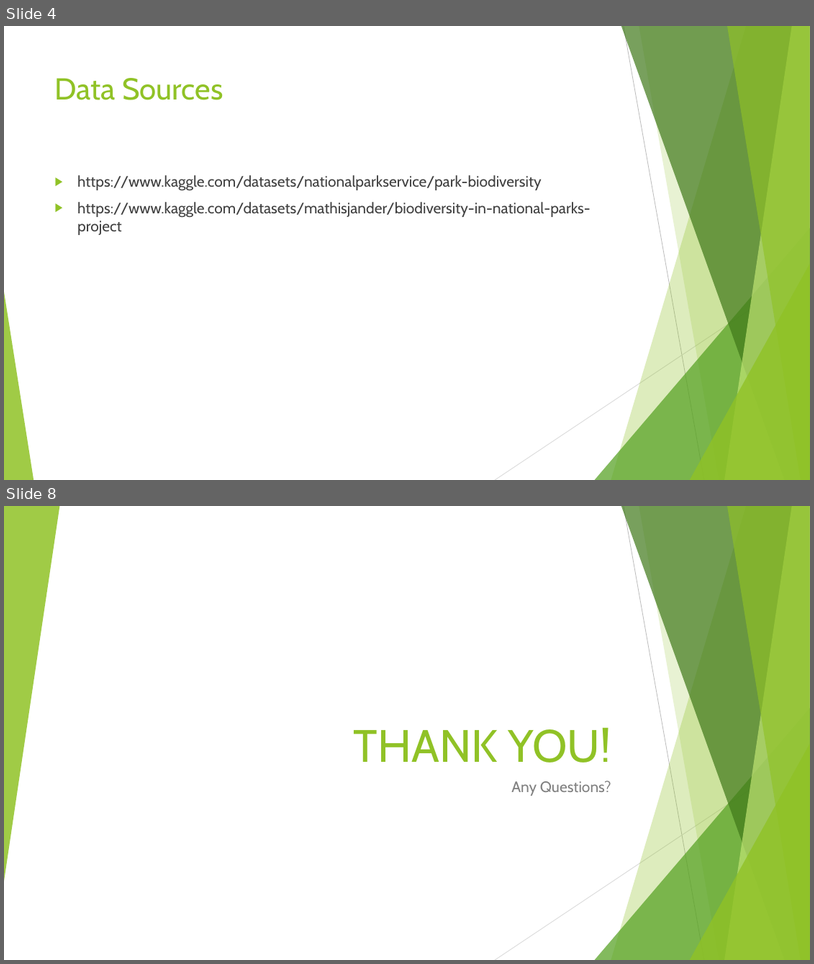
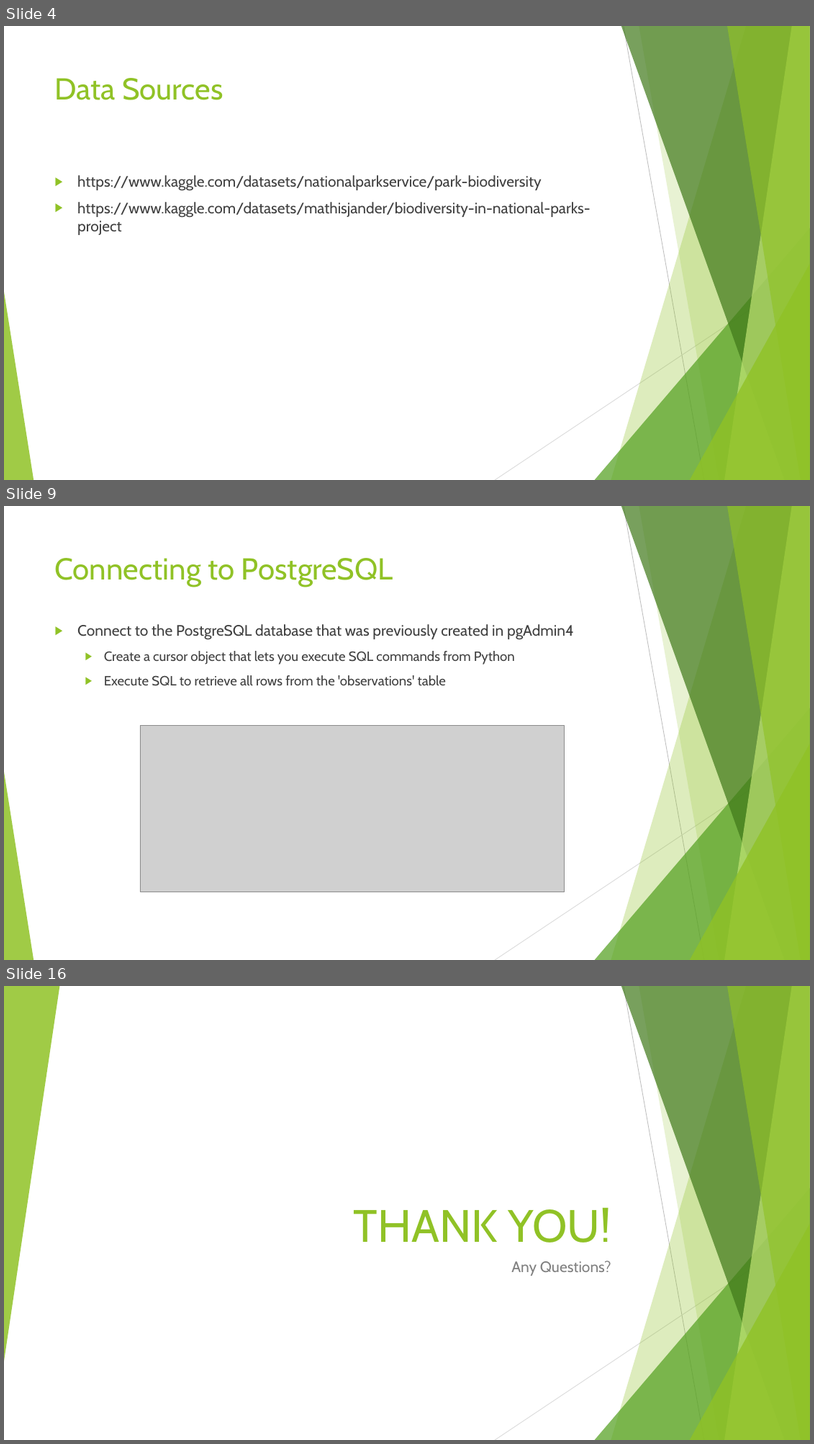
Before and after one commit to mrbowman86/data-engineering-project, a slide deck: National_Parks_PowerPoint.pptx. Shown one above the other, each under a label of ours: slides 4 and 8 before the commit, slides 4, 9 and 16 after it; the slides between them are not shown. The pictures are 814x964 and 814x1444 pixels, drawn with LibreOffice and Linux fonts; fonts in the diff are those of the drawing; grey boxes stand for pictures. Boxes give left, top, right and bottom in pixels: in the first picture for what was removed or moved away, otherwise in the second. Text is boxed around its words. In the diff, an @@ line names an element or a change of style, - is before the commit and + after.

```diff
--- a/National_Parks_PowerPoint.pptx
+++ b/National_Parks_PowerPoint.pptx
@@ slide 9 added at (x1=4, y1=506, x2=810, y2=960), background #FFFFFF; not listed: 10 template elements that a slide beside it also shows @@
@@ title added at (x1=55, y1=558, x2=394, y2=587), 36 pt, text #90C226 @@
+Connecting to PostgreSQL
@@ text added at (x1=77, y1=624, x2=574, y2=686), 16 pt, text #404040 @@
+▶ Connect to the PostgreSQL database that was previously created in pgAdmin4
+  ▶ Create a cursor object that lets you execute SQL commands from Python
+  ▶ Execute SQL to retrieve all rows from the 'observations' table
@@ picture added at (x1=140, y1=725, x2=565, y2=891) @@
@@ what was slide 8 is now slide 16 @@
```
Also in this commit, not shown: 4 slides changed, 7 other slides added.
